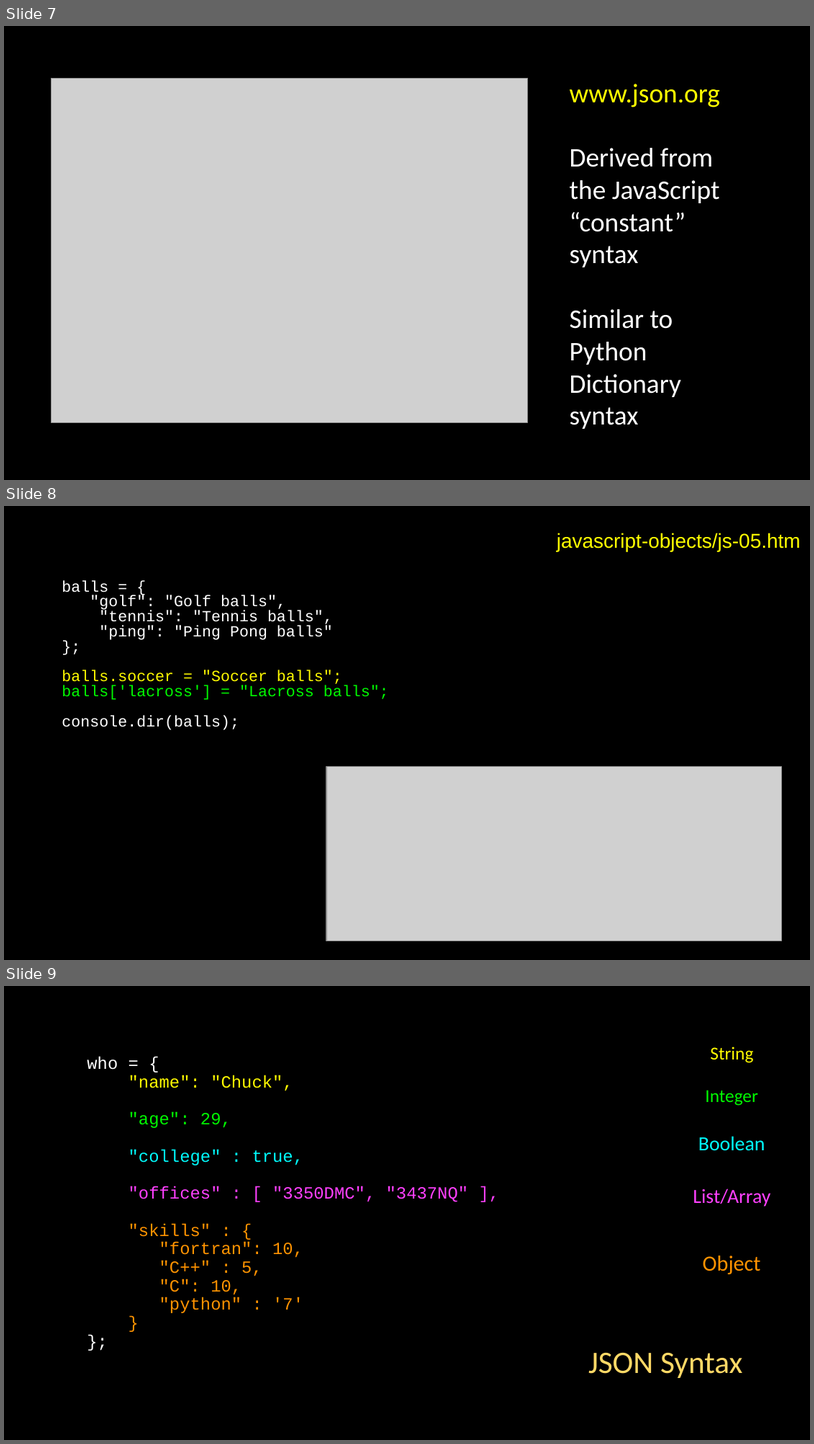
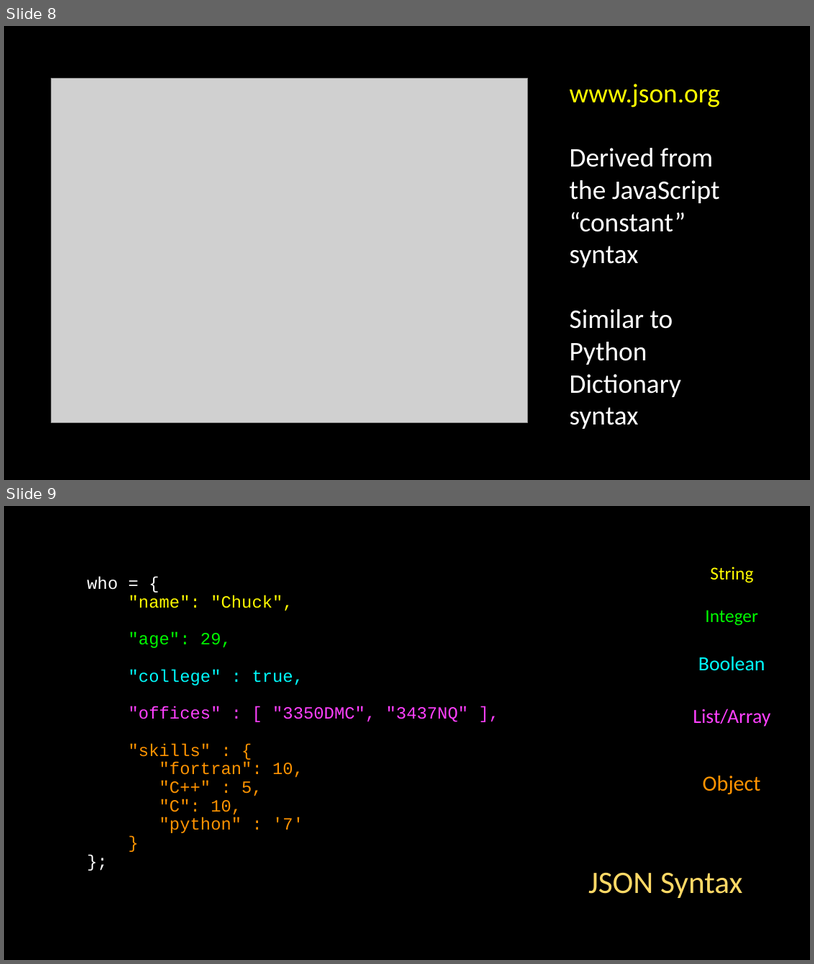
Before and after one commit to csev/dj4e, a slide deck: lectures/JS-04-JSON.ppt. Shown one above the other, each under a label of ours: slides 7, 8 and 9 before the commit, slides 8 and 9 after it. The pictures are 814x1444 and 814x964 pixels, drawn with LibreOffice and Linux fonts; fonts in the diff are those of the drawing; grey boxes stand for pictures. Boxes give left, top, right and bottom in pixels: in the first picture for what was removed or moved away, otherwise in the second. Text is boxed around its words. In the diff, an @@ line names an element or a change of style, - is before the commit and + after.

```diff
--- a/lectures/JS-04-JSON.ppt
+++ b/lectures/JS-04-JSON.ppt
@@ slide 8 removed at <box>4,506,810,960</box>, background #000000; not listed: 1 template element that a slide beside it also shows @@
@@ text removed at <box>557,533,801,551</box> @@
-javascript-objects/js-05.htm
@@ free removed at <box>59,557,528,754</box> @@
-balls = {
-"golf": "Golf balls",
-"tennis": "Tennis balls",
-"ping": "Ping Pong balls"
-};
-balls.soccer = "Soccer balls";
-balls['lacross'] = "Lacross balls";
-console.dir(balls);
@@ picture removed at <box>327,767,782,941</box> @@
@@ what was slide 7 is now slide 8 @@
```
Also in this commit, not shown: 5 slides changed, 1 slide added.
